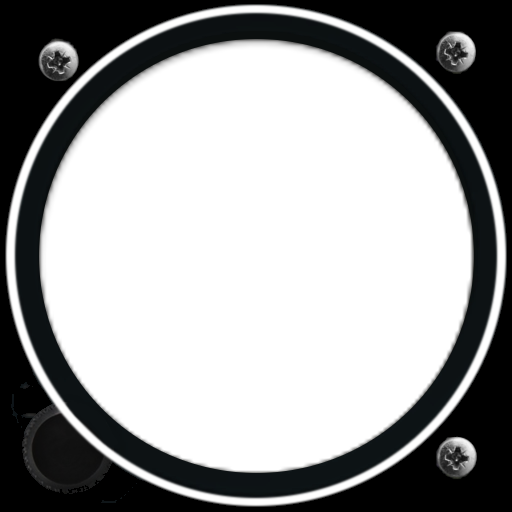
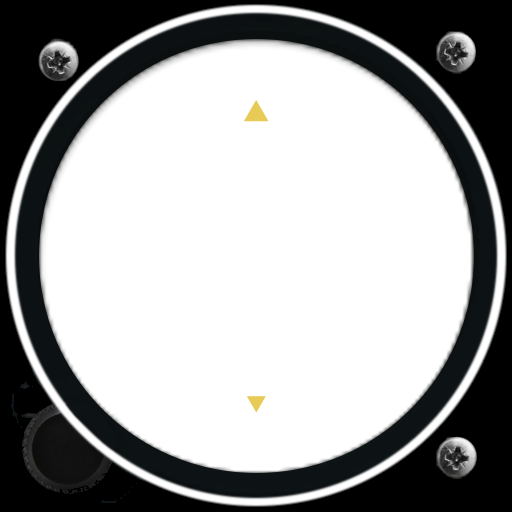
Revision of a layered 512px x 512px image; what changed, layer by layer:
added layer "Eingefügte Ebene" above "vor03.rgb" over (243, 100, 269, 413)
